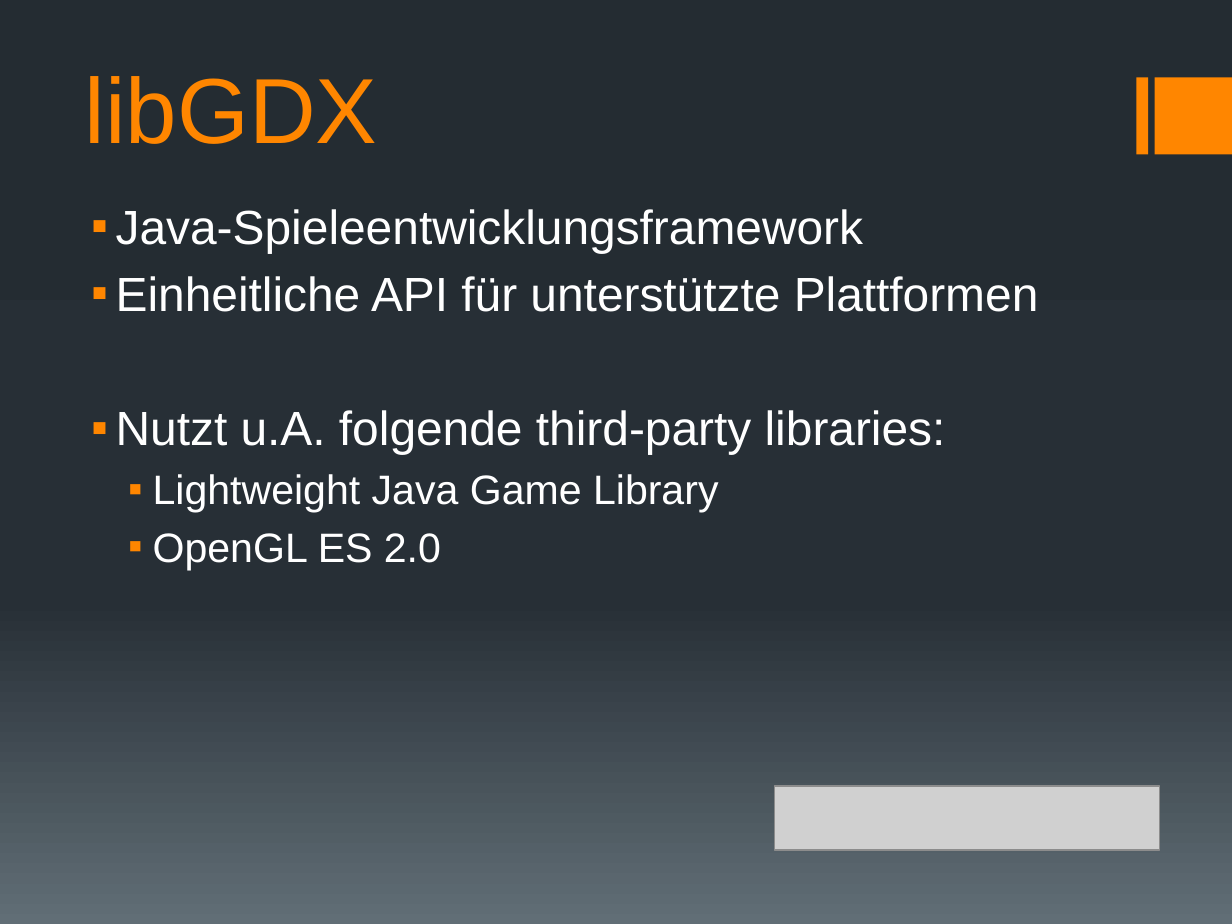
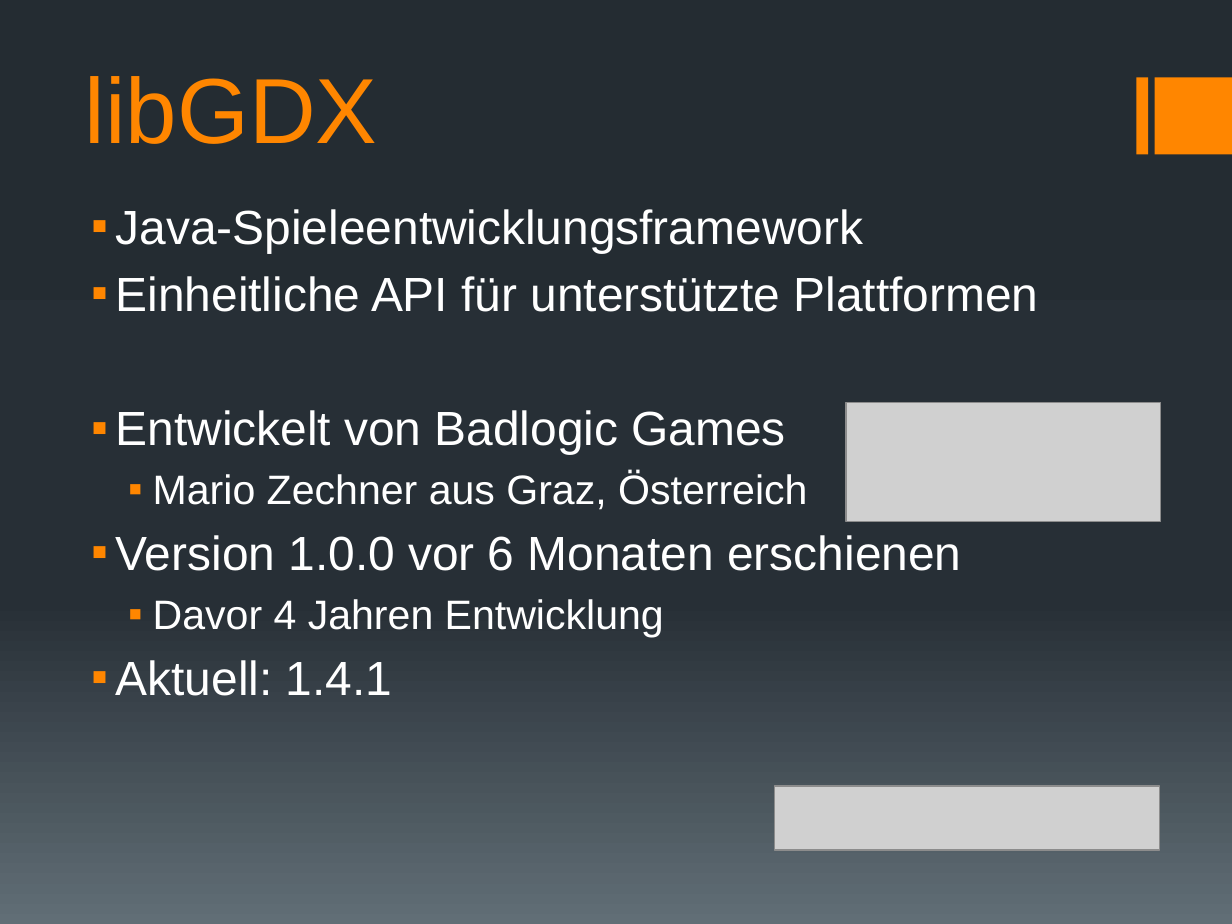
Before and after one commit to docker-apps/Docker, a slide deck: slide 6 of Documents/Analyse/Analyse_Präsentation_v1.pptx. Drawn at 1232x924 pixels with LibreOffice and Linux fonts; fonts in the diff are those of the drawing; grey boxes stand for pictures. Boxes give left, top, right and bottom in pixels: in the first picture for what was removed or moved away, otherwise in the second. Text is boxed around its words. In the diff, an @@ line names an element or a change of style, - is before the commit and + after.

```diff
--- a/Documents/Analyse/Analyse_Präsentation_v1.pptx
+++ b/Documents/Analyse/Analyse_Präsentation_v1.pptx
@@ text at bbox=[116, 410, 961, 696]: text changed @@
-▪ Nutzt u.A. folgende third-party libraries:
-  ▪ Lightweight Java Game Library
-  ▪ OpenGL ES 2.0
+▪ Entwickelt von Badlogic Games
+  ▪ Mario Zechner aus Graz, Österreich
+▪ Version 1.0.0 vor 6 Monaten erschienen
+  ▪ Davor 4 Jahren Entwicklung
+▪ Aktuell: 1.4.1
@@ picture added at bbox=[846, 403, 1161, 522] @@
```
Also in this commit, not shown: 1 other slide changed, 1 slide added.
